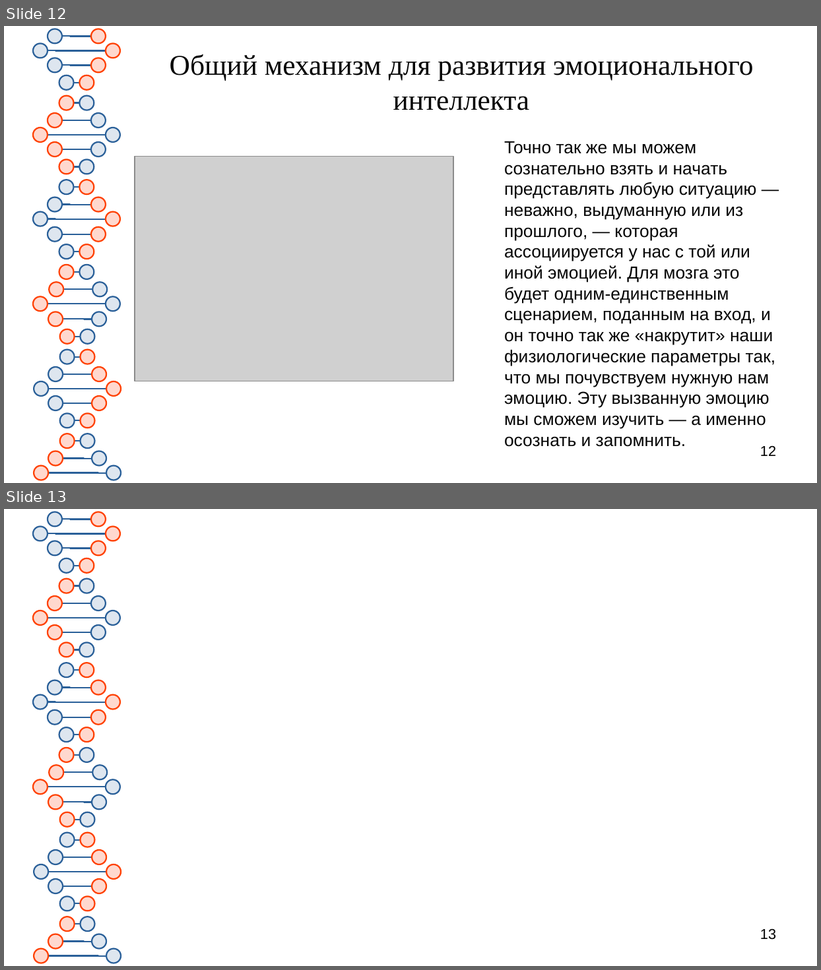
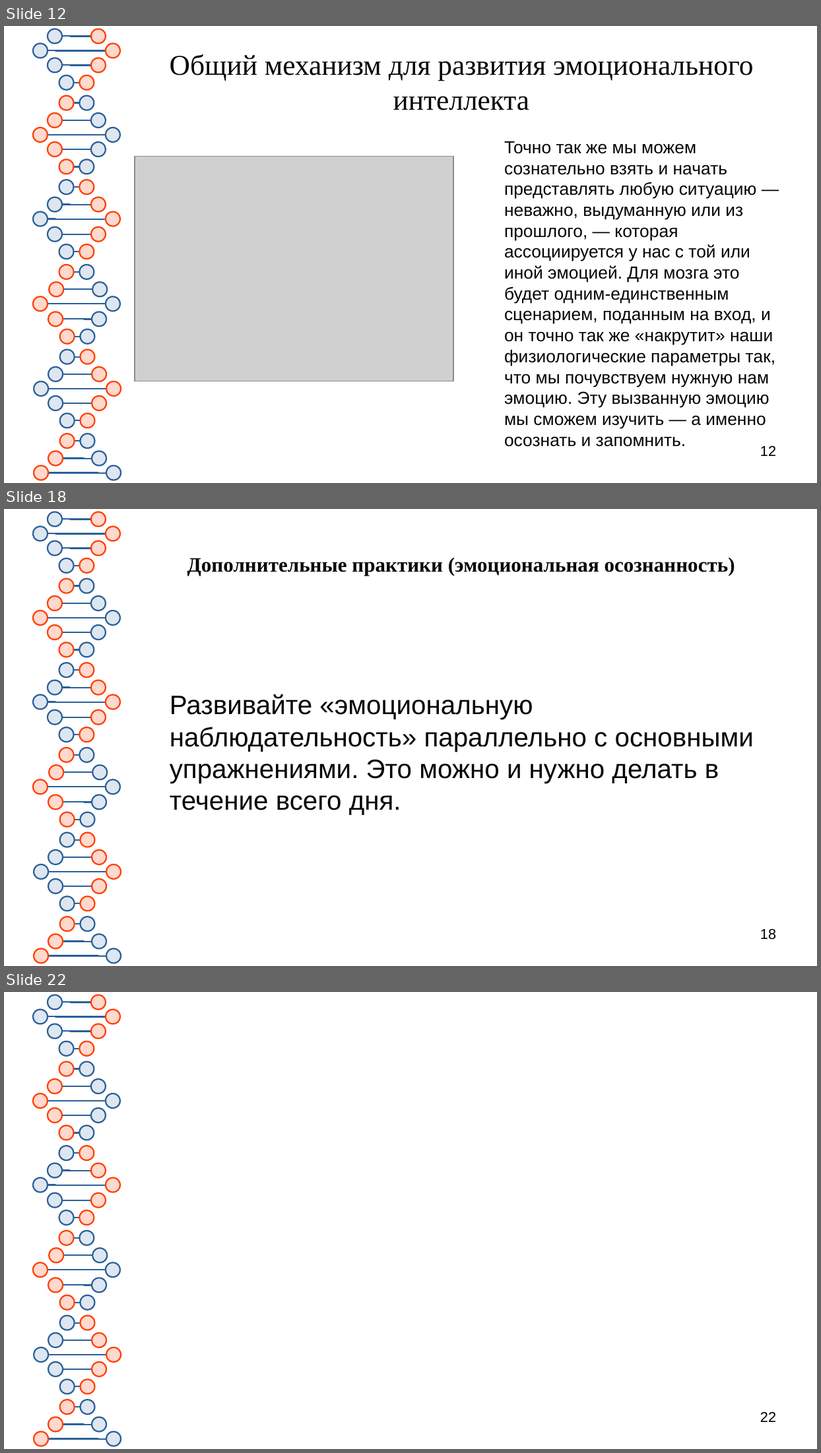
Before and after one commit to Chularev/articles, a slide deck: Psychology/5. Эмоциональный интеллект/Эмоциональный интеллект.odp. Shown one above the other, each under a label of ours: slides 12 and 13 before the commit, slides 12, 18 and 22 after it; the slides between them are not shown. The pictures are 821x970 and 821x1453 pixels, drawn with LibreOffice and Linux fonts; fonts in the diff are those of the drawing; grey boxes stand for pictures. Boxes give left, top, right and bottom in pixels: in the first picture for what was removed or moved away, otherwise in the second. Text is boxed around its words. In the diff, an @@ line names an element or a change of style, - is before the commit and + after.

```diff
--- a/Psychology/5. Эмоциональный интеллект/Эмоциональный интеллект.odp
+++ b/Psychology/5. Эмоциональный интеллект/Эмоциональный интеллект.odp
@@ slide 18 added at (x1=4, y1=509, x2=817, y2=966), background #FFFFFF; not listed: 81 template elements that a slide beside it also shows @@
@@ title added at (x1=187, y1=557, x2=735, y2=576), 20 pt, text #050505, bold @@
+Дополнительные практики (эмоциональная осознанность)
@@ text added at (x1=170, y1=694, x2=754, y2=815), 26 pt, text #050505 @@
+Развивайте «эмоциональную наблюдательность» параллельно с основными упражнениями. Это можно и нужно делать в течение всего дня.
@@ page number added at (x1=760, y1=929, x2=776, y2=940), 14 pt, text #000000 @@
+18
@@ what was slide 13 is now slide 22 @@
@@ page number at (x1=760, y1=1412, x2=776, y2=1422): text changed @@
-13
+22
```
Also in this commit, not shown: 8 other slides added.
